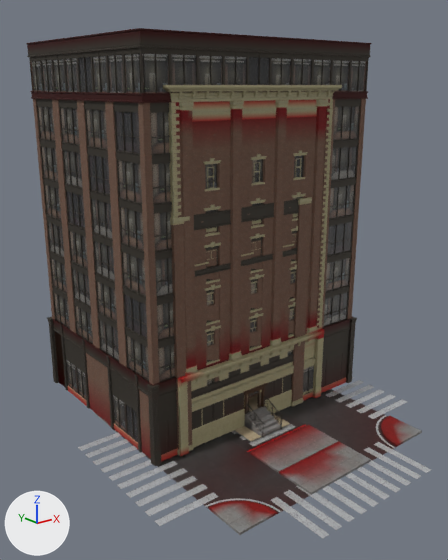
Two versions of the glTF model public/models/city/city.glb, one commit apart.
The view is the same before and after, from a 50 mm lens placed at (-28.6, -32.1, 25.0), pointed at (-1.4, 2.0, 11.3). The axes (+X, +Y, +Z) are drawn at lower left. The lights are the same throughout. The older version comes first. Where no turn or scale is listed for an object, it has been applied to the vertices.

The first picture shows 'Building_Large_2.001', 'Building_Medium_2.001', 'Building_Small_1.001', 'Decal_Crosswalk.001', 'Floor_4x4.001', 'Street_2Lane.001', 'Street_4Lane.001', 'Street_4WayIntersection.001', 'Street_Asphalt_9x9.001'.
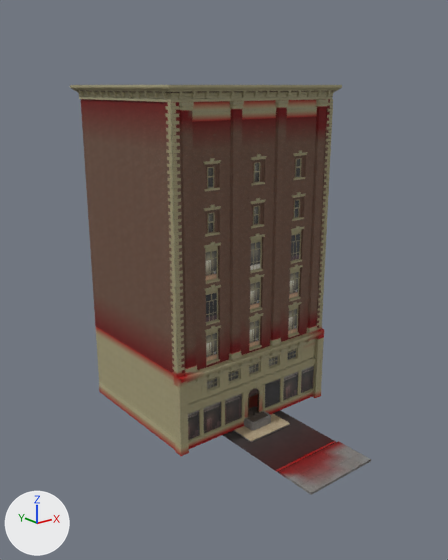
The change, as a diff of the scene's bpy script:
```diff
--- a/public/models/city/city.glb.py
+++ b/public/models/city/city.glb.py
@@ img_t_metalconcrete_basecolor @@
-img_t_metalconcrete_basecolor = load_image('T_MetalConcrete_BaseColor', '_unpacked/T_MetalConcrete_BaseColor', 1024, 1024, 'sRGB')
+img_t_metalconcrete_basecolor = load_image('T_MetalConcrete_BaseColor', '_unpacked/T_MetalConcrete_BaseColor', 512, 512, 'sRGB')
@@ img_t_metalconcrete_orm @@
-img_t_metalconcrete_orm = load_image('T_MetalConcrete_ORM', '_unpacked/T_MetalConcrete_ORM', 1024, 1024, 'Non-Color')
+img_t_metalconcrete_orm = load_image('T_MetalConcrete_ORM', '_unpacked/T_MetalConcrete_ORM', 512, 512, 'Non-Color')
@@ img_t_metalconcrete_normal @@
-img_t_metalconcrete_normal = load_image('T_MetalConcrete_Normal', '_unpacked/T_MetalConcrete_Normal', 1024, 1024, 'Non-Color')
+img_t_metalconcrete_normal = load_image('T_MetalConcrete_Normal', '_unpacked/T_MetalConcrete_Normal', 512, 512, 'Non-Color')
@@ img_t_concrete_basecolor @@
-img_t_concrete_basecolor = load_image('T_Concrete_BaseColor', '_unpacked/T_Concrete_BaseColor', 1024, 1024, 'sRGB')
+img_t_concrete_basecolor = load_image('T_Concrete_BaseColor', '_unpacked/T_Concrete_BaseColor', 512, 512, 'sRGB')
@@ img_t_street_decals @@
-img_t_street_decals = load_image('T_Street_Decals', '_unpacked/T_Street_Decals', 1024, 1024, 'sRGB')
+img_t_street_decals = load_image('T_Street_Decals', '_unpacked/T_Street_Decals', 512, 512, 'sRGB')
@@ img_t_dirt_basecolor @@
-img_t_dirt_basecolor = load_image('T_Dirt_BaseColor', '_unpacked/T_Dirt_BaseColor', 1024, 1024, 'sRGB')
+img_t_dirt_basecolor = load_image('T_Dirt_BaseColor', '_unpacked/T_Dirt_BaseColor', 512, 512, 'sRGB')
@@ img_t_dirt_orm @@
-img_t_dirt_orm = load_image('T_Dirt_ORM', '_unpacked/T_Dirt_ORM', 1024, 1024, 'Non-Color')
+img_t_dirt_orm = load_image('T_Dirt_ORM', '_unpacked/T_Dirt_ORM', 512, 512, 'Non-Color')
@@ img_t_dirt_normal @@
-img_t_dirt_normal = load_image('T_Dirt_Normal', '_unpacked/T_Dirt_Normal', 1024, 1024, 'Non-Color')
+img_t_dirt_normal = load_image('T_Dirt_Normal', '_unpacked/T_Dirt_Normal', 512, 512, 'Non-Color')
@@ ob_building_large_2_001 @@
-ob_building_large_2_001 = bpy.data.objects.new('Building_Large_2.001', me_plane_235)
-ob_building_large_2_001.location = (1.0, 8.0, 14.0)
@@ ob_building_small_1_001 @@
-ob_building_small_1_001 = bpy.data.objects.new('Building_Small_1.001', me_cube_5047)
-ob_building_small_1_001.location = (-1.0, 4.96, 8.5)
@@ ob_street_2lane_001 @@
-ob_street_2lane_001 = bpy.data.objects.new('Street_2Lane.001', me_plane_048)
-ob_street_2lane_001.location = (0.0, 0.0, -0.07)
@@ ob_street_4wayintersection_001 @@
-ob_street_4wayintersection_001 = bpy.data.objects.new('Street_4WayIntersection.001', me_plane_039)
-ob_street_4wayintersection_001.location = (0.0, 0.0, -0.07)
@@ ob_street_asphalt_9x9_001 @@
-ob_street_asphalt_9x9_001 = bpy.data.objects.new('Street_Asphalt_9x9.001', me_plane_024)
-ob_street_asphalt_9x9_001.location = (-4.5, 4.5, -0.15)
@@ ob_decal_crosswalk_001 @@
-ob_decal_crosswalk_001 = bpy.data.objects.new('Decal_Crosswalk.001', me_plane_006)
-ob_decal_crosswalk_001.location = (0.0, 0.0, -0.15)
```

What differs and where, as boxes [x1, y1, x2, y2] in the pictures (448 x 560 px):
'Building_Large_2.001', deleted: before [26, 28, 372, 466]
'Street_4WayIntersection.001', deleted: before [78, 377, 431, 539]
'Building_Small_1.001', deleted: before [170, 197, 312, 456]
'Street_2Lane.001', deleted: before [225, 412, 338, 473]
'Prop_Planter_Single.001', surface changed: [244, 406, 271, 430] in both
'Decal_Crosswalk.001', deleted: before [231, 424, 295, 446]
'Street_Asphalt_9x9.001', deleted: before [107, 424, 223, 463]
